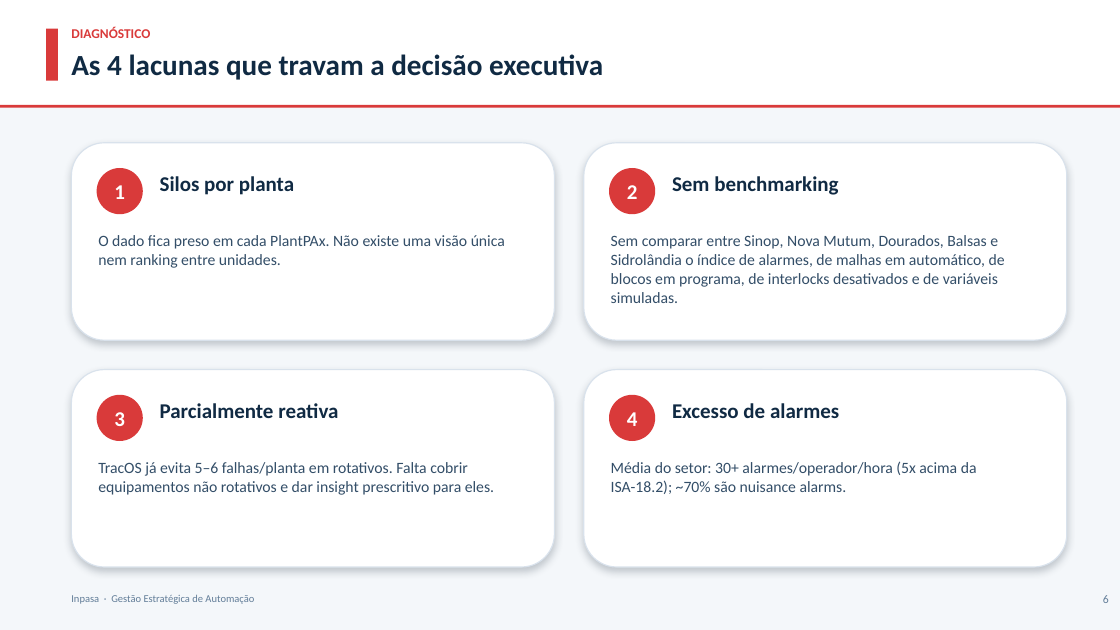
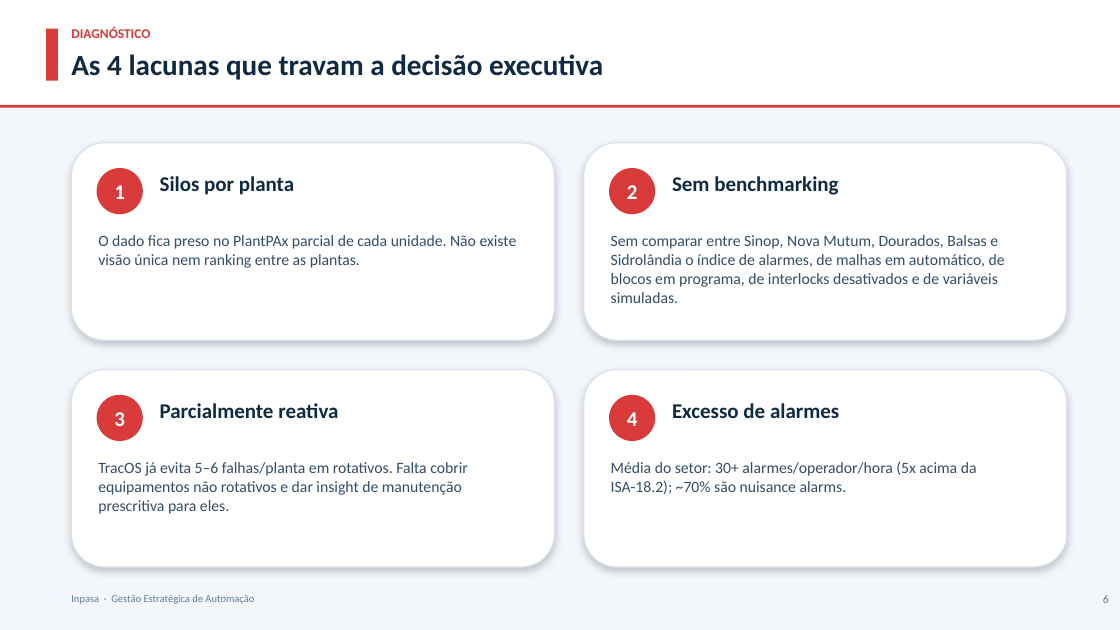
Before and after one commit to ItielGoncalves/ICG2025, a slide deck: slide 6 of 2026.06.28 - MULTI - DataOps na Prática IA a Serviço da Alta Gestão vFINAL.pptx. Drawn at 1120x630 pixels with LibreOffice and Linux fonts; fonts in the diff are those of the drawing. Boxes give left, top, right and bottom in pixels: in the first picture for what was removed or moved away, otherwise in the second. Text is boxed around its words. In the diff, an @@ line names an element or a change of style, - is before the commit and + after.

```diff
--- a/2026.06.28 - MULTI - DataOps na Prática IA a Serviço da Alta Gestão vFINAL.pptx
+++ b/2026.06.28 - MULTI - DataOps na Prática IA a Serviço da Alta Gestão vFINAL.pptx
@@ text at (98, 235, 517, 268): text changed @@
-O dado fica preso em cada PlantPAx. Não existe uma visão única nem ranking entre unidades.
+O dado fica preso no PlantPAx parcial de cada unidade. Não existe visão única nem ranking entre as plantas.
@@ text at (98, 462, 468, 514): text changed @@
-TracOS já evita 5–6 falhas/planta em rotativos. Falta cobrir equipamentos não rotativos e dar insight prescritivo para eles.
+TracOS já evita 5–6 falhas/planta em rotativos. Falta cobrir equipamentos não rotativos e dar insight de manutenção prescritiva para eles.
```
Also in this commit, not shown: 9 other slides changed, 1 slide removed, 3 other files.
